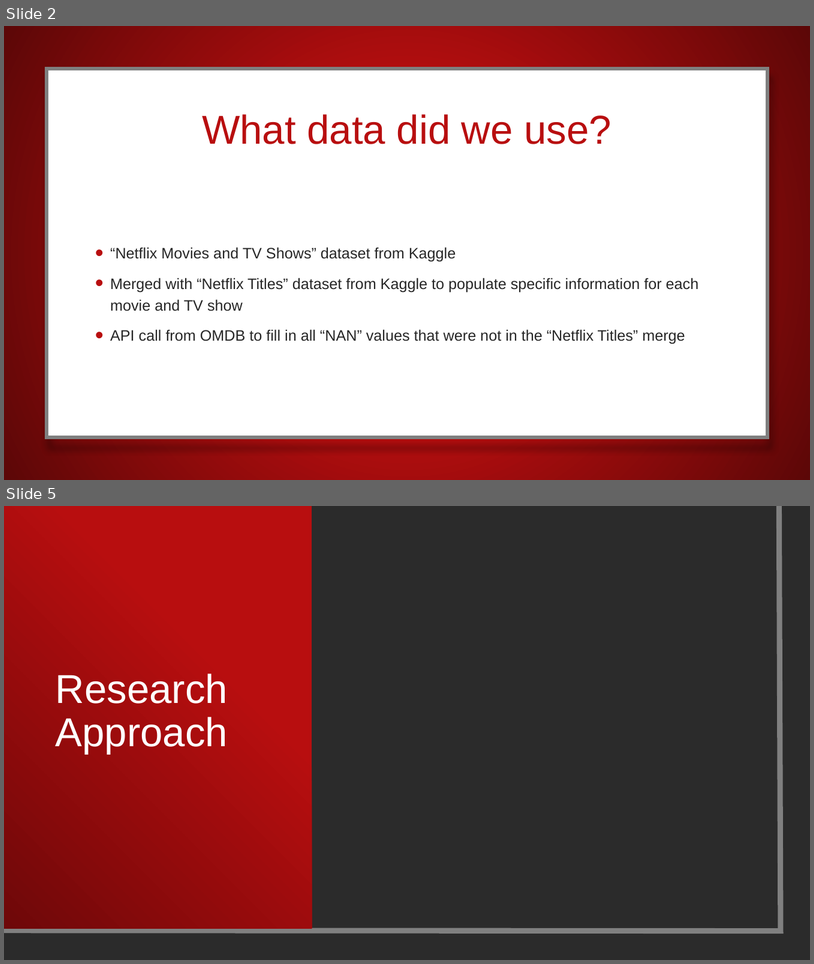
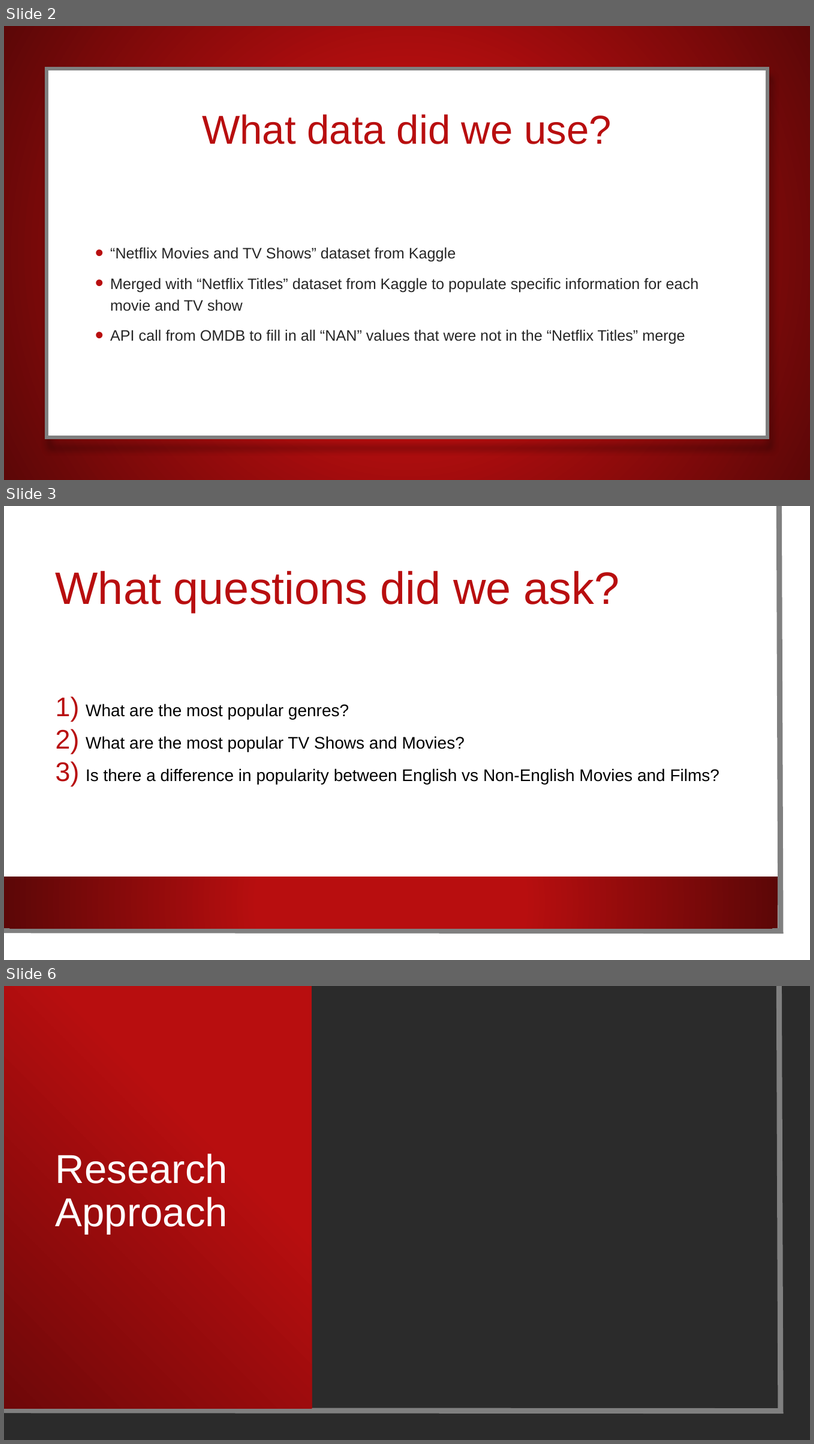
Before and after one commit to EdithLotterman/Project-1-Team-8, a slide deck: Netflix_Comparison.pptx. Shown one above the other, each under a label of ours: slides 2 and 5 before the commit, slides 2, 3 and 6 after it; the slides between them are not shown. The pictures are 814x964 and 814x1444 pixels, drawn with LibreOffice and Linux fonts; fonts in the diff are those of the drawing; background and template pictures are left out; a plain dark background stands for a picture behind light text. Boxes give left, top, right and bottom in pixels: in the first picture for what was removed or moved away, otherwise in the second. Text is boxed around its words. In the diff, an @@ line names an element or a change of style, - is before the commit and + after.

```diff
--- a/Netflix_Comparison.pptx
+++ b/Netflix_Comparison.pptx
@@ slide 3 added at <box>4,506,810,960</box>, background picture (left out); not listed: 3 template elements that a slide beside it also shows @@
@@ title added at <box>56,571,620,612</box>, 54 pt, text #B80E0F @@
+What questions did we ask?
@@ text added at <box>86,703,720,784</box>, 20 pt, text #000000 @@
+1) What are the most popular genres?
+2) What are the most popular TV Shows and Movies?
+3) Is there a difference in popularity between English vs Non-English Movies and Films?
@@ what was slide 5 is now slide 6 @@
```
Also in this commit, not shown: 2 slides changed, 1 other slide added, 1 other file.
